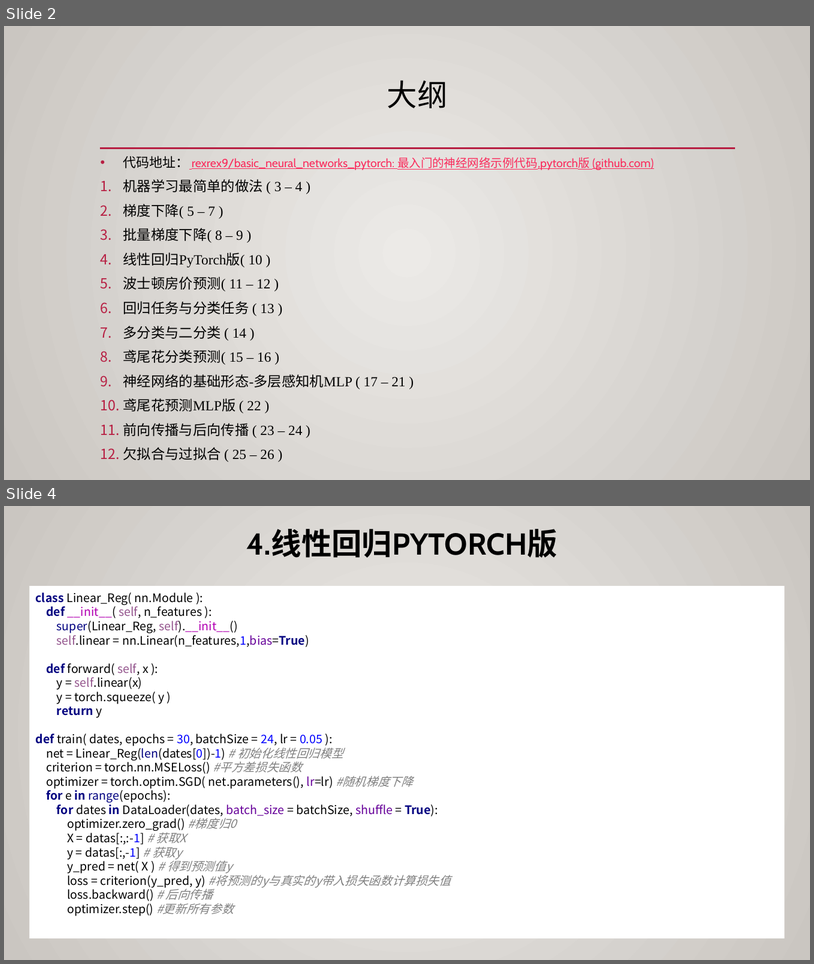
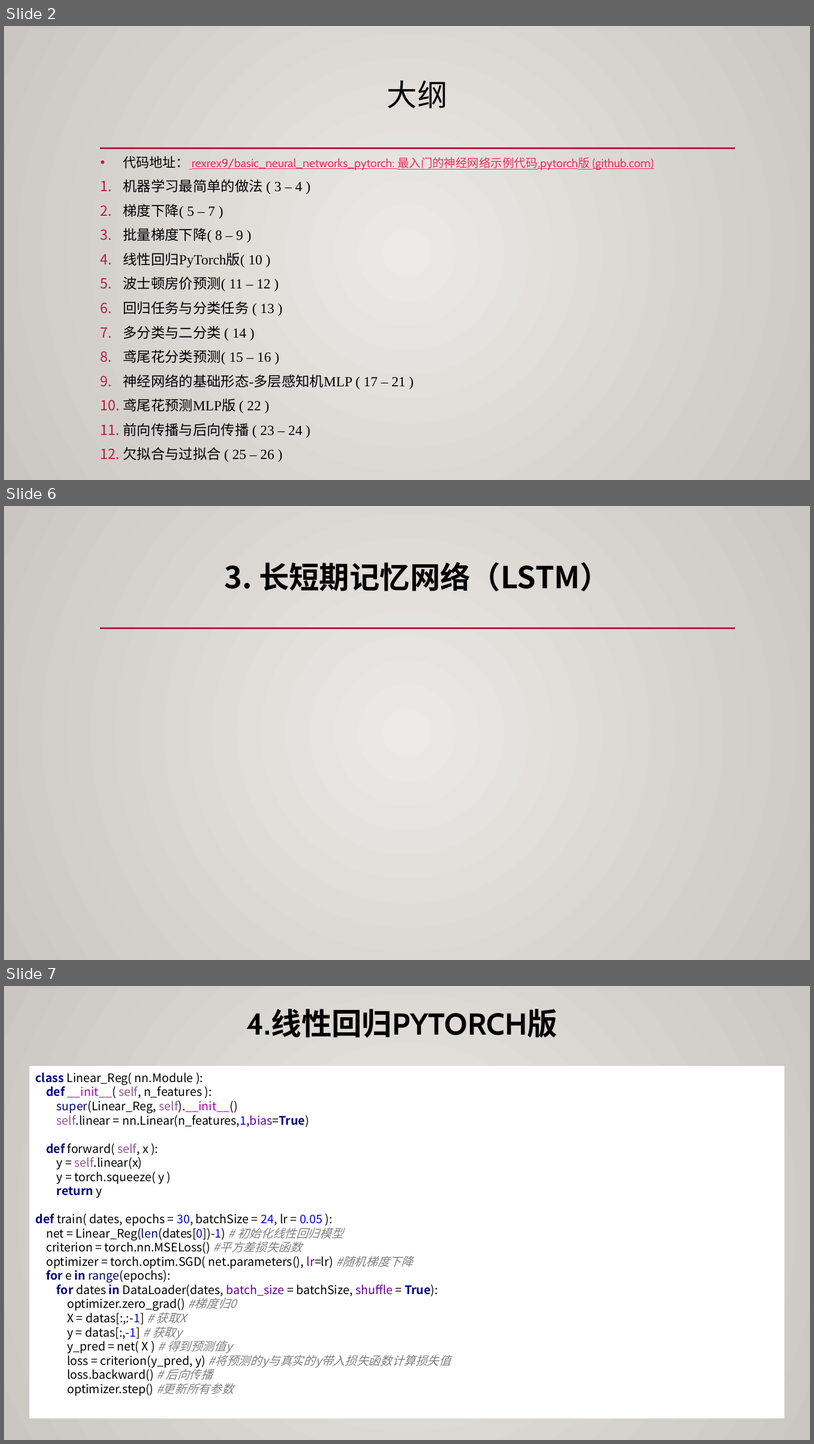
Before and after one commit to rexrex9/basic_neural_networks_pytorch, a slide deck: chapter2_rnn/真-极度易懂的RNN,LSTM,GRU.pptx. Shown one above the other, each under a label of ours: slides 2 and 4 before the commit, slides 2, 6 and 7 after it; the slides between them are not shown. The pictures are 814x964 and 814x1444 pixels, drawn with LibreOffice and Linux fonts; fonts in the diff are those of the drawing; grey boxes stand for pictures. Boxes give left, top, right and bottom in pixels: in the first picture for what was removed or moved away, otherwise in the second. Text is boxed around its words. In the diff, an @@ line names an element or a change of style, - is before the commit and + after.

```diff
--- a/chapter2_rnn/真-极度易懂的RNN,LSTM,GRU.pptx
+++ b/chapter2_rnn/真-极度易懂的RNN,LSTM,GRU.pptx
@@ slide 6 added at [4, 506, 810, 960], background gradient #ECEAE7 to #CAC7C1; not listed: 1 template element that a slide beside it also shows @@
@@ title added at [225, 562, 611, 591], 36 pt, text #000000, bold @@
+3. 长短期记忆网络（LSTM）
@@ what was slide 4 is now slide 7 @@
```
Also in this commit, not shown: 1 slide changed, 2 other slides added, 6 other files.
